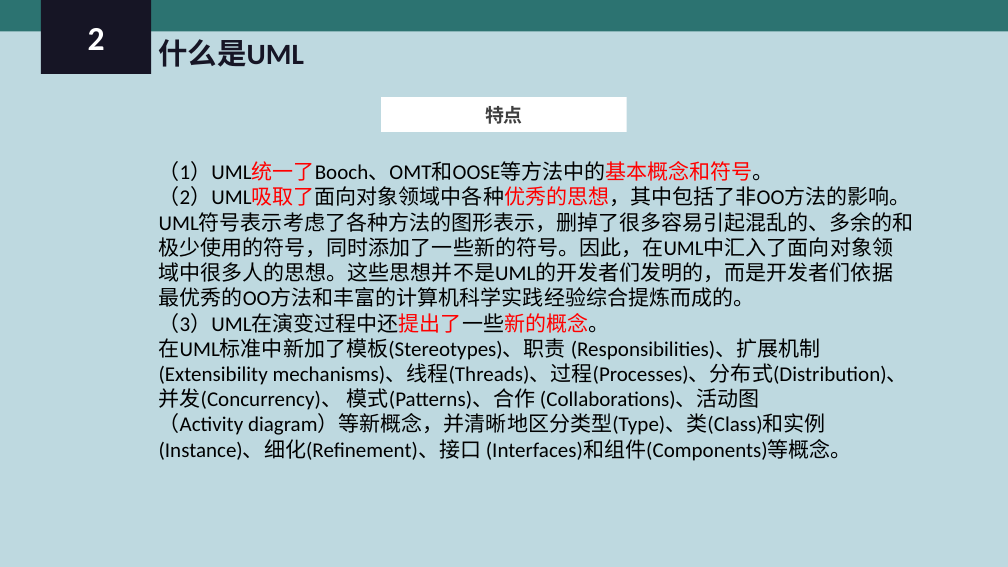
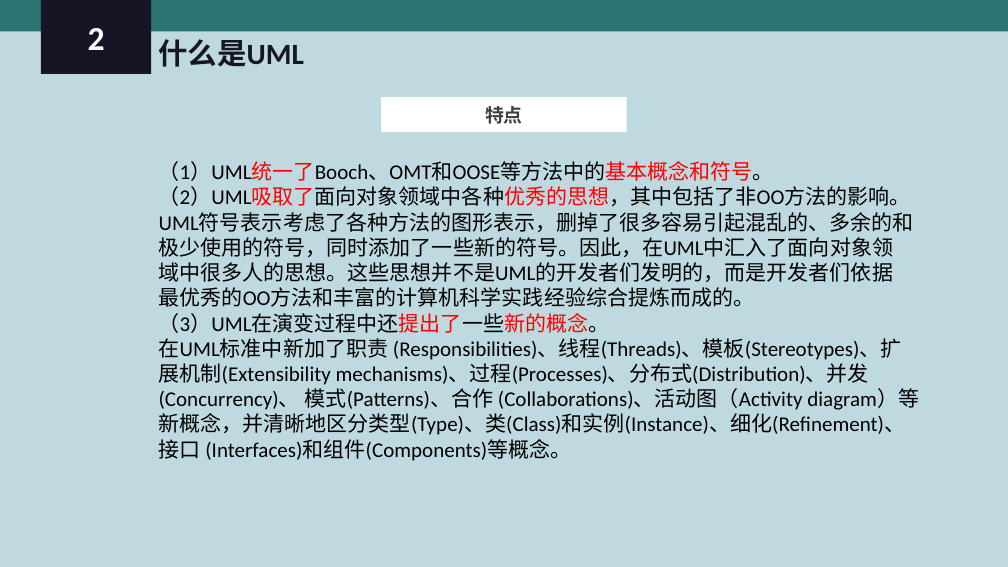
Before and after one commit to PRD-2018-G04/PRD-2018-G04, a slide deck: slide 10 of G04项目组/受控文档/翻转课堂PPT/PRD2018-G04-UML概述.ppt. Drawn at 1008x567 pixels with LibreOffice and Linux fonts; fonts in the diff are those of the drawing. Boxes give left, top, right and bottom in pixels: in the first picture for what was removed or moved away, otherwise in the second. Text is boxed around its words. In the diff, an @@ line names an element or a change of style, - is before the commit and + after.

```diff
--- a/G04项目组/受控文档/翻转课堂PPT/PRD2018-G04-UML概述.ppt
+++ b/G04项目组/受控文档/翻转课堂PPT/PRD2018-G04-UML概述.ppt
@@ text at bbox=[159, 338, 919, 461]: text changed @@
-在UML标准中新加了模板(Stereotypes)、职责 (Responsibilities)、扩展机制(Extensibility mechanisms)、线程(Threads)、过程(Processes)、分布式(Distribution)、并发(Concurrency)、 模式(Patterns)、合作 (Collaborations)、活动图（Activity diagram）等新概念，并清晰地区分类型(Type)、类(Class)和实例(Instance)、细化(Refinement)、接口 (Interfaces)和组件(Components)等概念。
+在UML标准中新加了职责 (Responsibilities)、线程(Threads)、模板(Stereotypes)、扩展机制(Extensibility mechanisms)、过程(Processes)、分布式(Distribution)、并发(Concurrency)、 模式(Patterns)、合作 (Collaborations)、活动图（Activity diagram）等新概念，并清晰地区分类型(Type)、类(Class)和实例(Instance)、细化(Refinement)、接口 (Interfaces)和组件(Components)等概念。
```
Also in this commit, not shown: 22 other slides changed, 4 slides added, 1 slide removed.
